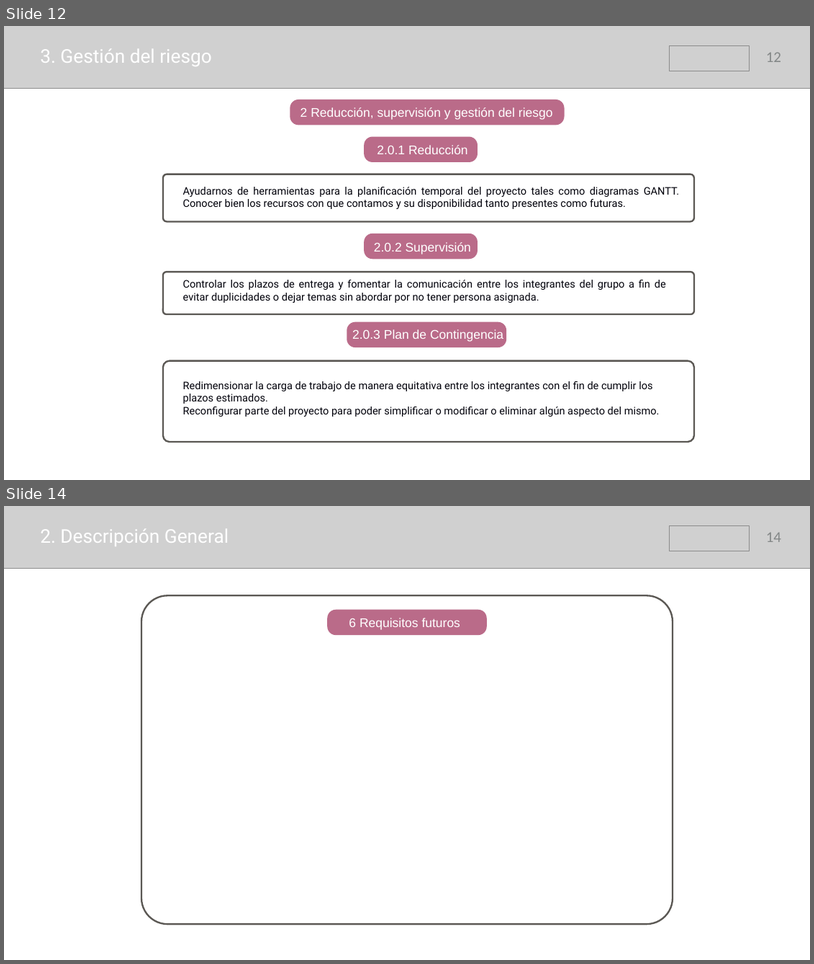
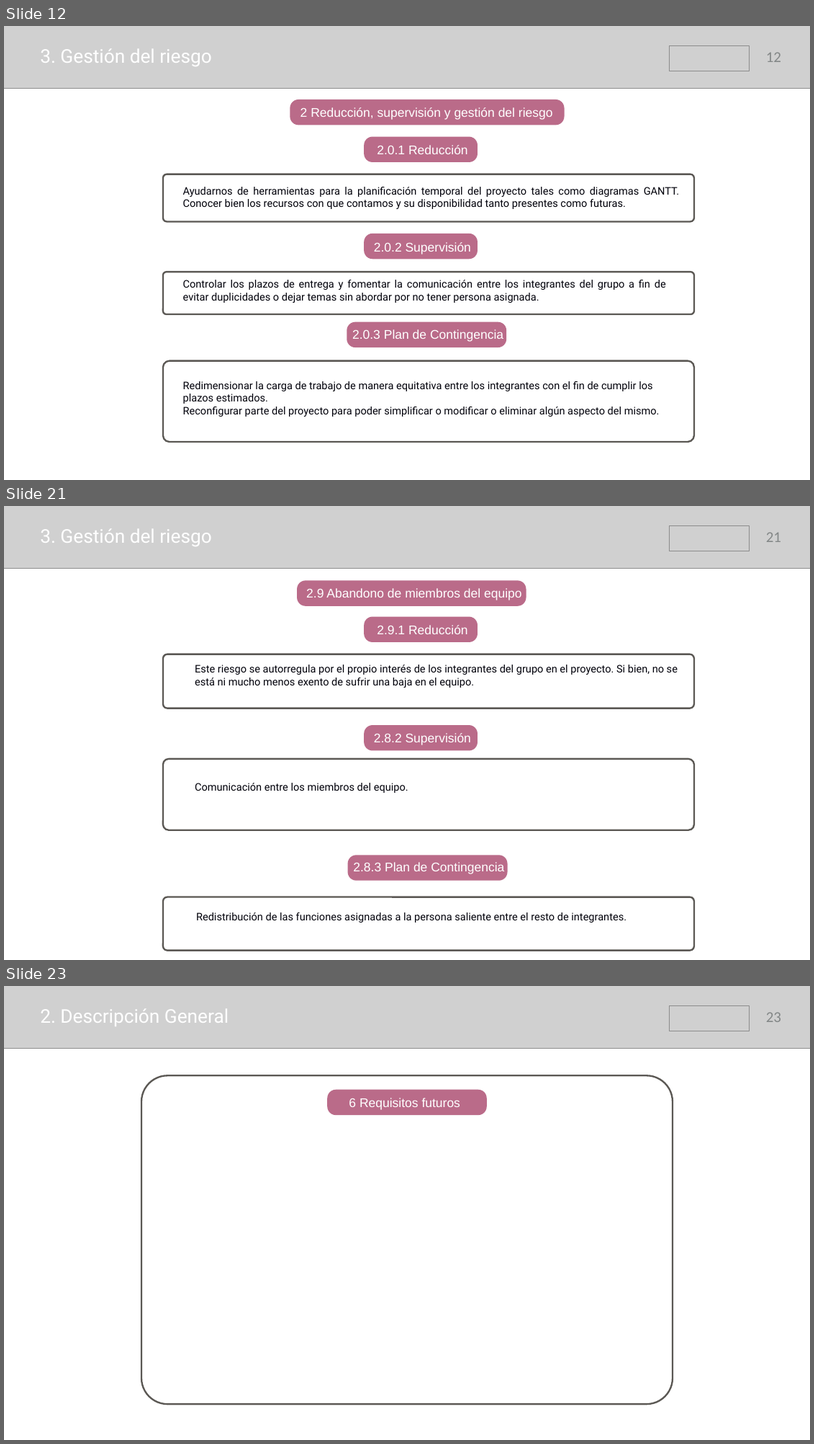
Before and after one commit to samusolo/iDoctor, a slide deck: Plan de proyecto.pptx. Shown one above the other, each under a label of ours: slides 12 and 14 before the commit, slides 12, 21 and 23 after it; the slides between them are not shown. The pictures are 814x964 and 814x1444 pixels, drawn with LibreOffice and Linux fonts; fonts in the diff are those of the drawing; grey boxes stand for pictures. Boxes give left, top, right and bottom in pixels: in the first picture for what was removed or moved away, otherwise in the second. Text is boxed around its words. In the diff, an @@ line names an element or a change of style, - is before the commit and + after.

```diff
--- a/Plan de proyecto.pptx
+++ b/Plan de proyecto.pptx
@@ slide 21 added at (4, 506, 810, 960), background #FFFFFF @@
@@ picture added at (4, 506, 810, 568) @@
@@ picture added at (669, 525, 749, 551) @@
@@ text added at (40, 529, 211, 546), 45 pt, text #FFFFFF @@
+3. Gestión del riesgo
@@ page number added at (766, 532, 782, 542), 36 pt, text #838787 @@
+21
@@ rounded rectangle added at (297, 580, 526, 606), fill #BA6B89 @@
@@ text added at (306, 588, 522, 600), 30 pt, text #FFFFFF @@
+  2.9 Abandono de miembros del equipo
@@ rounded rectangle added at (364, 617, 478, 642), fill #BA6B89 @@
@@ text added at (377, 625, 468, 634), 30 pt, text #FFFFFF @@
+  2.9.1 Reducción
@@ rounded rectangle added at (163, 654, 694, 708), outline #5B5854 4 pt @@
@@ text added at (195, 664, 678, 687), 25 pt, text #00000A @@
+Este riesgo se autorregula por el propio interés de los integrantes del grupo en el proyecto. Si bien, no se está ni mucho menos exento de sufrir una baja en el equipo.
@@ rounded rectangle added at (364, 725, 478, 750), fill #BA6B89 @@
@@ text added at (374, 733, 471, 745), 30 pt, text #FFFFFF @@
+  2.8.2 Supervisión
@@ rounded rectangle added at (163, 759, 694, 830), outline #5B5854 4 pt @@
@@ text added at (195, 782, 409, 793), 25 pt, text #00000A @@
+Comunicación entre los miembros del equipo.
@@ rounded rectangle added at (347, 854, 507, 880), fill #BA6B89 @@
@@ text added at (353, 862, 504, 874), 30 pt, text #FFFFFF @@
+  2.8.3 Plan de Contingencia
@@ rounded rectangle added at (163, 897, 694, 950), outline #5B5854 4 pt @@
@@ text added at (196, 912, 627, 922), 25 pt, text #00000A @@
+Redistribución de las funciones asignadas a la persona saliente entre el resto de integrantes.
@@ what was slide 14 is now slide 23 @@
@@ page number at (766, 1012, 782, 1022): text changed @@
-14
+23
```
Also in this commit, not shown: 3 slides changed, 8 other slides added.
